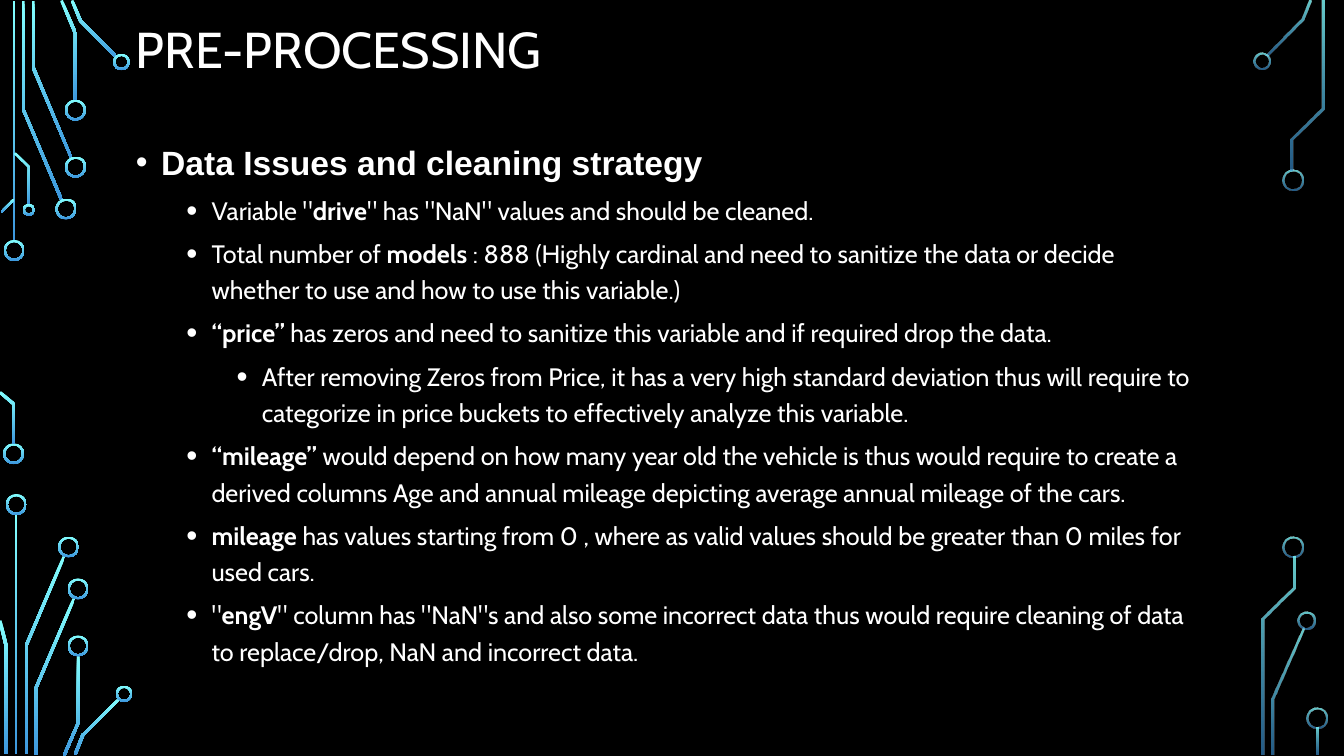
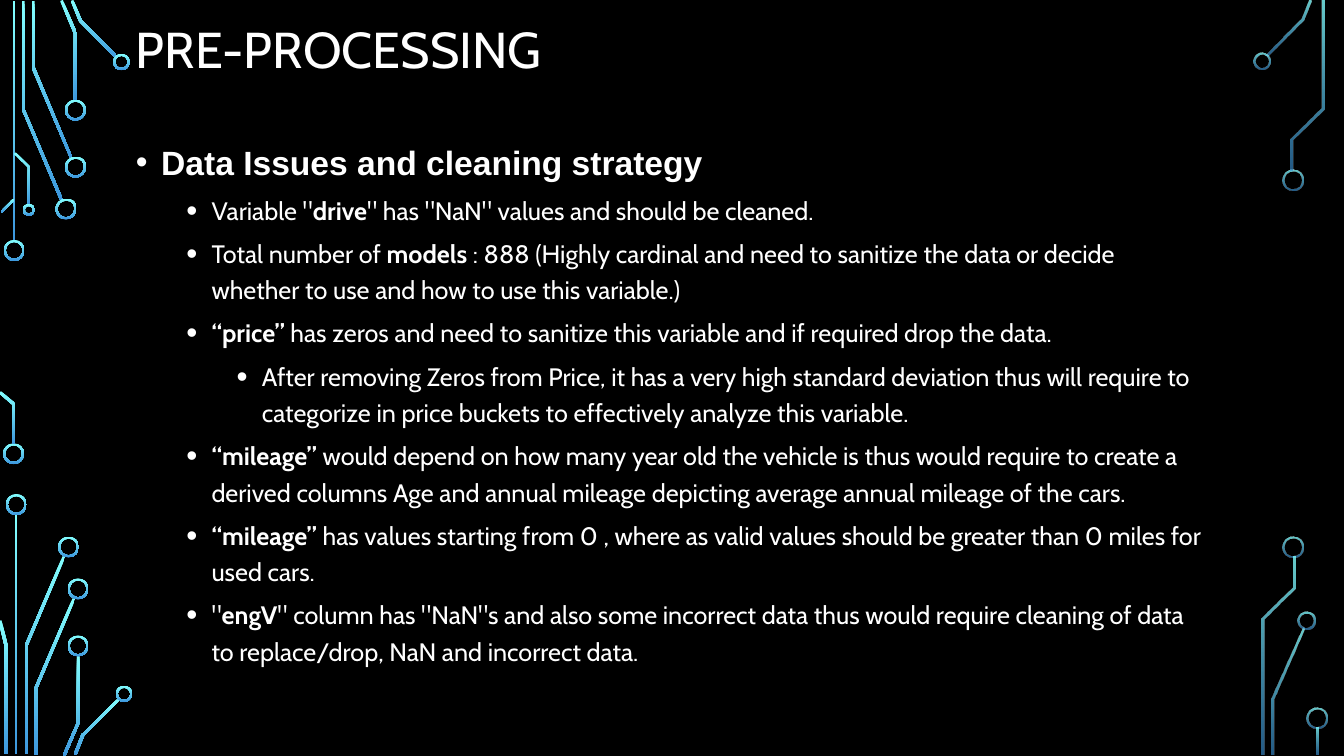
Before and after one commit to dhp6106/insaid-projects, a slide deck: slide 6 of term1/projects/CarSales/Term1-EDAProject-CarSales-DhavalParikh.pptx. Drawn at 1344x756 pixels with LibreOffice and Linux fonts; fonts in the diff are those of the drawing; background and template pictures are left out. Boxes give left, top, right and bottom in pixels: in the first picture for what was removed or moved away, otherwise in the second. Text is boxed around its words. In the diff, an @@ line names an element or a change of style, - is before the commit and + after.

```diff
--- a/term1/projects/CarSales/Term1-EDAProject-CarSales-DhavalParikh.pptx
+++ b/term1/projects/CarSales/Term1-EDAProject-CarSales-DhavalParikh.pptx
@@ text at box(212, 526, 1201, 582): text changed @@
-  • mileage has values starting from 0 , where as valid values should be greater than 0 miles for used cars.
+  • “mileage” has values starting from 0 , where as valid values should be greater than 0 miles for used cars.
```
Also in this commit, not shown: 2 other slides changed.
